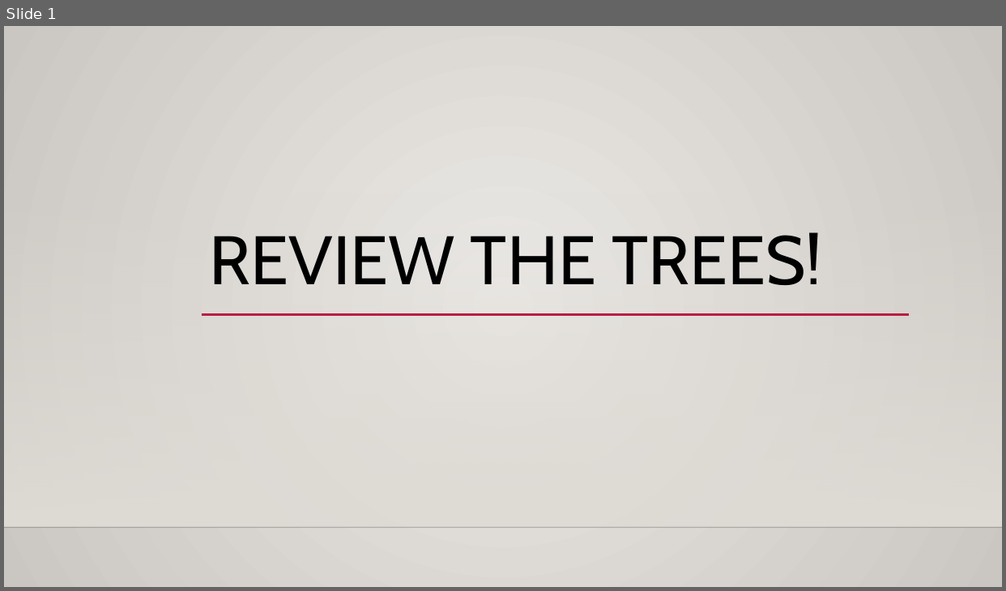
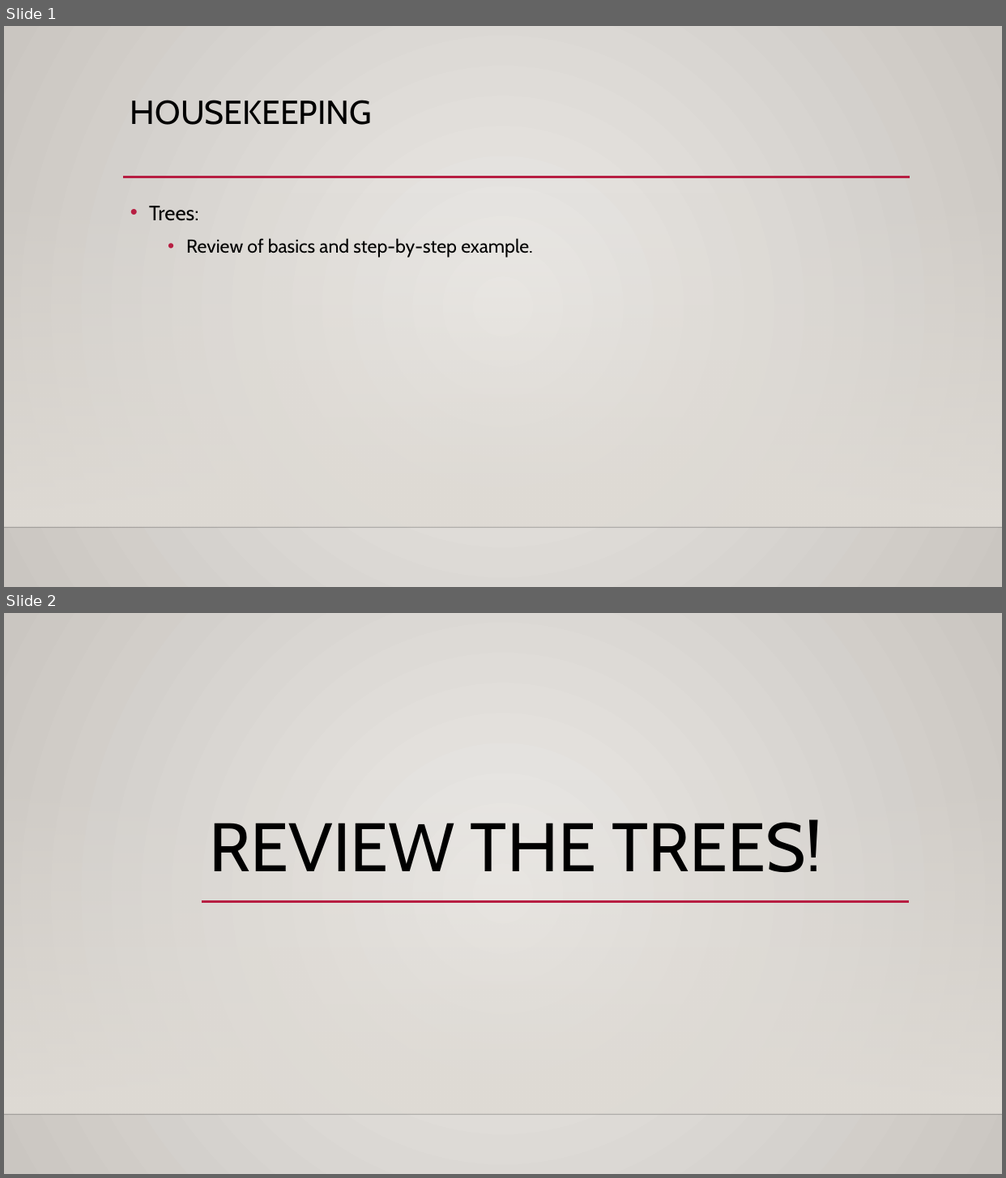
Before and after one commit to glennybarnes/Intro_to_Machine_Learning_Students, a slide deck: reference_content/Slides/002a_tree_review_step_by_step.pptx. Shown one above the other, each under a label of ours: slide 1 before the commit, slides 1 and 2 after it. The pictures are 1006x591 and 1006x1178 pixels, drawn with LibreOffice and Linux fonts; fonts in the diff are those of the drawing; background and template pictures are left out. Boxes give left, top, right and bottom in pixels: in the first picture for what was removed or moved away, otherwise in the second. Text is boxed around its words. In the diff, an @@ line names an element or a change of style, - is before the commit and + after.

```diff
--- a/reference_content/Slides/002a_tree_review_step_by_step.pptx
+++ b/reference_content/Slides/002a_tree_review_step_by_step.pptx
@@ slide 1 added at box(4, 26, 1002, 587), background gradient #ECEAE7 to #CAC7C1; not listed: 2 template elements that a slide beside it also shows @@
@@ title added at box(130, 100, 372, 125), 32 pt, text #000000 @@
+HOUSEKEEPING
@@ line added from (123, 177) to (910, 177), #B71E42 2.5 pt @@
@@ text added at box(149, 206, 533, 258), 18 pt, text #000000 @@
+• Trees:
+  • Review of basics and step-by-step example.
@@ what was slide 1 is now slide 2 @@
```
Also in this commit, not shown: 1 slide changed, 4 other slides added.
